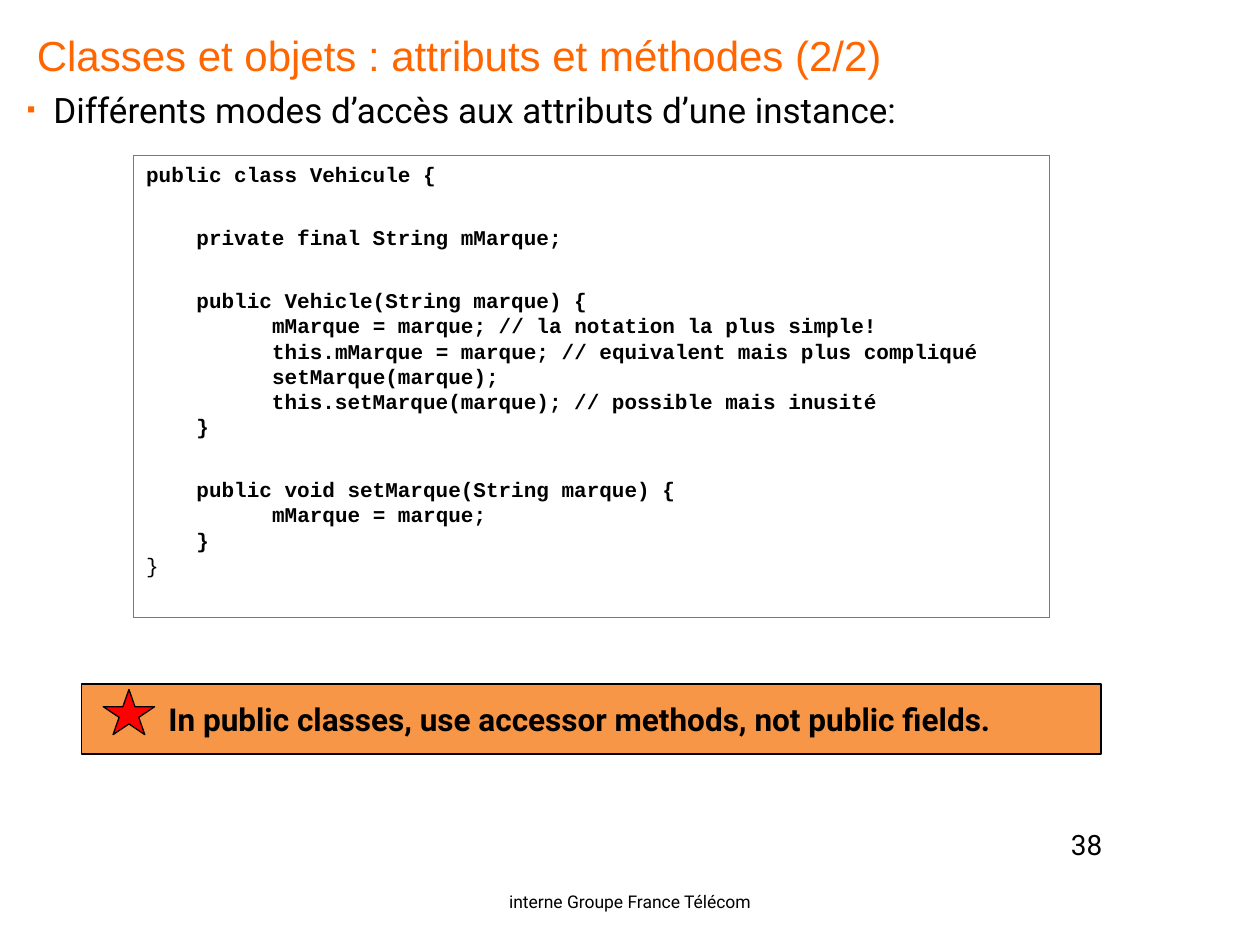
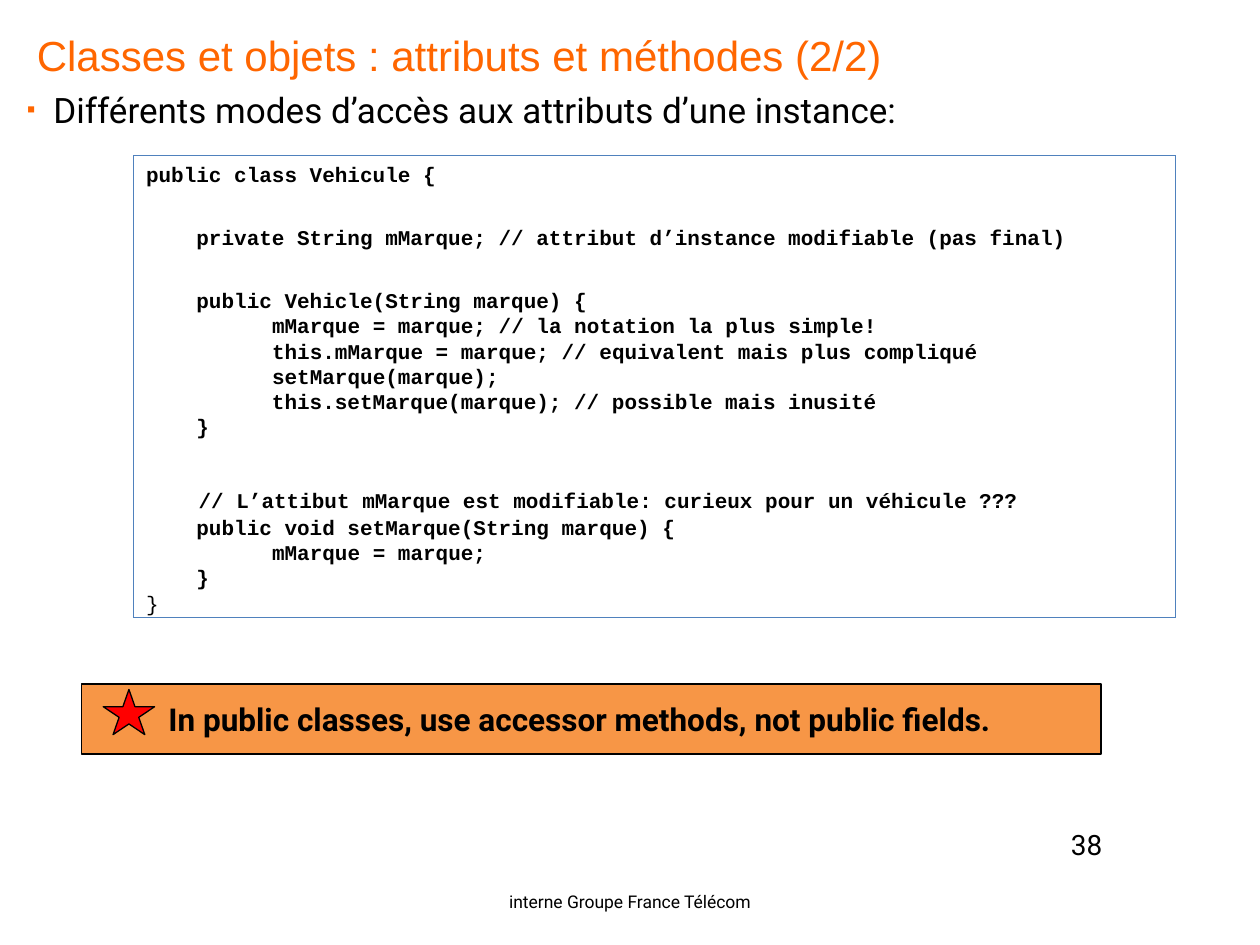
Before and after one commit to yplo6403/formationjava, a slide deck: slide 38 of doc/Java-OL1.pptx. Drawn at 1260x945 pixels with LibreOffice and Linux fonts; fonts in the diff are those of the drawing; background and template pictures are left out. Boxes give left, top, right and bottom in pixels: in the first picture for what was removed or moved away, otherwise in the second. Text is boxed around its words. In the diff, an @@ line names an element or a change of style, - is before the commit and + after.

```diff
--- a/doc/Java-OL1.pptx
+++ b/doc/Java-OL1.pptx
@@ rectangle "public class Vehicule {": place and size @@
-rectangle "public class Vehicule {" at bbox=[134, 155, 1048, 617]
+rectangle "public class Vehicule {" at bbox=[134, 155, 1176, 617]
@@ text in rectangle at bbox=[196, 230, 1066, 250]: text changed @@
-private final String mMarque;
+private String mMarque; // attribut d’instance modifiable (pas final)
@@ text in rectangle at bbox=[236, 493, 967, 513]: paragraph added @@
+// L’attibut mMarque est modifiable: curieux pour un véhicule ???
```
Also in this commit, not shown: 25 other slides changed, 1 slide added, 1 other file.
